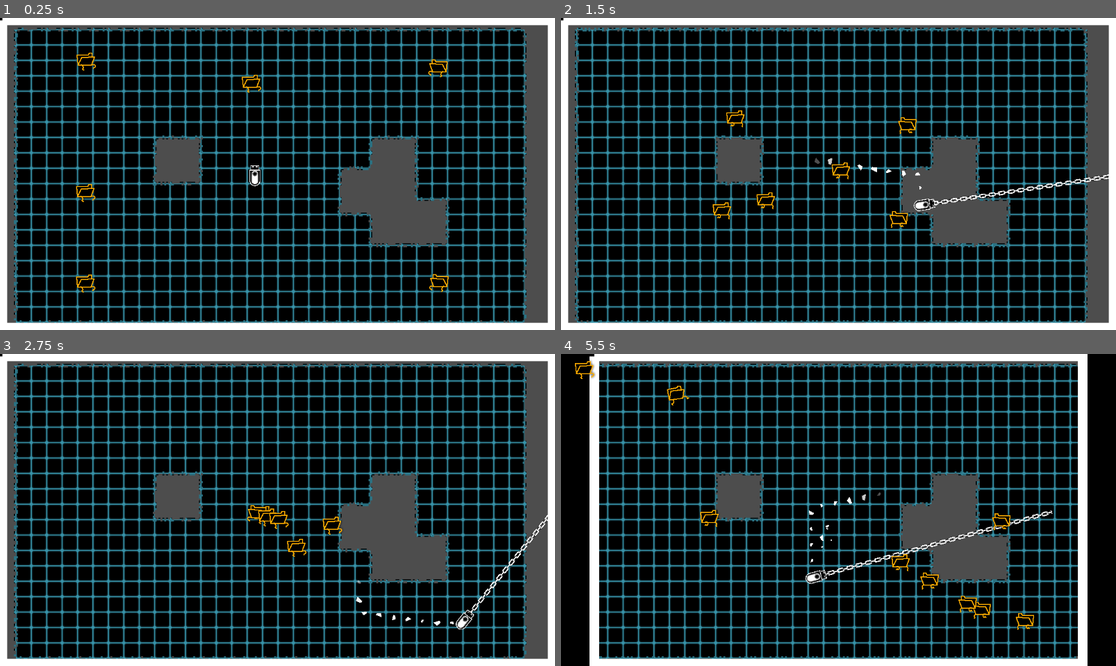
Above: before the commit, frames 1-4 (two rows, left to right).
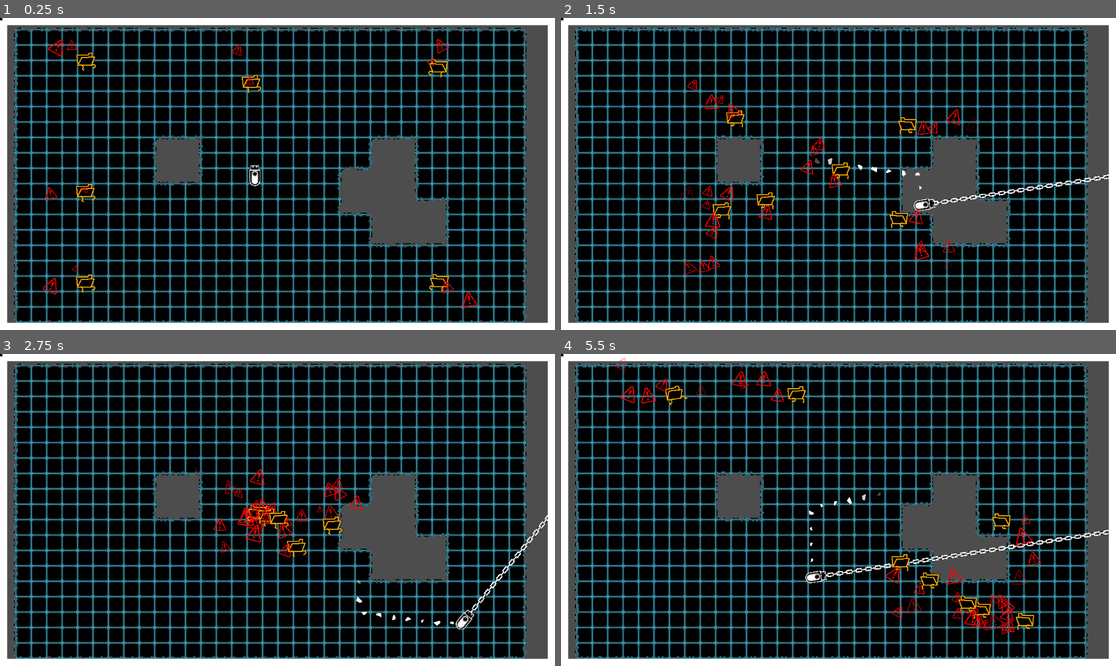
Above: after the commit, the same moments.

Repository: SomeSortOfSam/Hardest_Drive
Game: Godot game, scene res://scenes/gamplay.tscn
Two runs of this game, one before a commit and one after it. Both use one fixed random seed, a clock stepped at 60 frames per second and the inputs below. Sound files missing from this copy of the repository are replaced by a short silence.
Inputs (mouse positions are in pixels of both pictures, inside the frame that each line leads up to):
- Up to frame 1 (0.25 s): no input
- Up to frame 2 (1.5 s): move the mouse to (960, 158) at 0.52 s; hold D (player_right) 0.53-1.28 s; click (960, 158) at 0.67 s; move the mouse to (727, 189) at 1.27 s; hold S (player_down) from 1.28 s (still down)
- Up to frame 3 (2.75 s): move the mouse to (333, 441) at 2.02 s; release S (player_down) at 2.03 s; hold D (player_right) from 2.03 s (still down)
- Up to frame 4 (5.5 s): move the mouse to (810, 572) at 2.77 s; release D (player_right) at 2.78 s; hold W (player_up) 2.78-3.53 s; click (810, 572) at 2.92 s; move the mouse to (1005, 556) at 3.52 s; hold A (player_left) 3.53-5.03 s; tap Space (reset_screen) at 4.15 s; move the mouse to (672, 463) at 4.27 s; move the mouse to (866, 510) at 5.02 s; hold S (player_down) from 5.03 s (still down); click (866, 510) at 5.17 s

The runs differ from the first frame. In frame 1, 0.4% of the frame differs, in the area x 7-87%, y 6-93%; in frame 2, 0.9%; in frame 3, 0.8%; in frame 4, 14%, in the area x 0-100%, y 0-100%.

Commit message:
Fixed harpoon staying on screen reset

Diff:
--- a/scenes/enemy.tscn
+++ b/scenes/enemy.tscn
@@ -114,10 +114,38 @@
 "update": 1,
 "values": [0, 1, 2, 3, 4, 5, 5]
 }
+tracks/1/type = "value"
+tracks/1/imported = false
+tracks/1/enabled = true
+tracks/1/path = NodePath("WalkDust:emitting")
+tracks/1/interp = 1
+tracks/1/loop_wrap = true
+tracks/1/keys = {
+"times": PackedFloat32Array(0),
+"transitions": PackedFloat32Array(1),
+"update": 1,
+"values": [false]
+}
+
+[sub_resource type="Animation" id="Animation_pfja4"]
+length = 0.001
+tracks/0/type = "value"
+tracks/0/imported = false
+tracks/0/enabled = true
+tracks/0/path = NodePath("WalkDust:emitting")
+tracks/0/interp = 1
+tracks/0/loop_wrap = true
+tracks/0/keys = {
+"times": PackedFloat32Array(0),
+"transitions": PackedFloat32Array(1),
+"update": 1,
+"values": [false]
+}
 
 [sub_resource type="AnimationLibrary" id="AnimationLibrary_tcx8n"]
 _data = {
 "Destroy": SubResource("Animation_lpiui"),
+"RESET": SubResource("Animation_pfja4"),
 "Run": SubResource("Animation_202rd")
 }
 
@@ -138,12 +166,12 @@
 shape = SubResource("CircleShape2D_5qmfi")
 
 [node name="Sprite2D" type="Sprite2D" parent="."]
+visible = false
 texture = ExtResource("2_7qneq")
 hframes = 6
 
 [node name="Destroy" type="GPUParticles2D" parent="Sprite2D"]
 modulate = Color(1, 0, 0, 1)
-emitting = false
 amount = 6
 process_material = SubResource("ParticleProcessMaterial_qf8dk")
 texture = ExtResource("4_150kn")
@@ -172,3 +200,4 @@
 stream = ExtResource("5_vsbux")
 
 [connection signal="area_entered" from="HurtBox" to="." method="_on_hurt_box_area_entered"]
+[connection signal="area_exited" from="HurtBox" to="." method="_on_hurt_box_area_exited"]
--- a/scripts/border_camera.gd
+++ b/scripts/border_camera.gd
@@ -26,7 +26,6 @@
 func recalculate_border():
 	var polygon_rect := get_viewport_rect()
 	polygon_rect.size *= get_viewport_transform().get_scale()
-
 
 	assert(polygon_rect.encloses(inner_rect))
 
--- a/scripts/enemy.gd
+++ b/scripts/enemy.gd
@@ -23,12 +23,16 @@
 	# Make sure to not await during _ready.
 	call_deferred("actor_setup")
 
+	if nav_enabled:
+		sprite.show()
+
 func actor_setup():
 	# Wait for the first physics frame so the NavigationServer can sync.
 	await get_tree().physics_frame
 
 	# Now that the navigation map is no longer empty, set the movement target.
-	set_movement_target(player.global_position)
+	if nav_enabled:
+		set_movement_target(player.global_position)
 
 func set_movement_target(movement_target: Vector2):
 	navigation_agent.target_position = movement_target
@@ -74,6 +78,7 @@
 
 func _on_hurt_box_area_entered(area : Area2D):
 	if area.collision_layer == 1 and nav_enabled:
+		print(sprite.is_visible_in_tree())
 		die()
 		return
 	velocity += (global_position - area.global_position).normalized() * movement_speed * 3
@@ -84,3 +89,9 @@
 	timer.start()
 	await timer.timeout
 	nav_enabled = true
+
+func _on_hurt_box_area_exited(area):
+	if area.collision_layer == 1:
+		nav_enabled = true
+		sprite.show()
+		set_movement_target(player.global_position)
--- a/scripts/player.gd
+++ b/scripts/player.gd
@@ -48,6 +48,8 @@
 			try_fire_harpoon()
 		elif event.button_index == MOUSE_BUTTON_RIGHT:
 			stop_harpoon()
+	if event.is_action("reset_screen"):
+		stop_harpoon()
 
 func start_rotation_tween(target_rotation : float):
 	rotate_tween = create_tween()
Not shown: 1 places in scenes/enemy.tscn that only renumber resources
